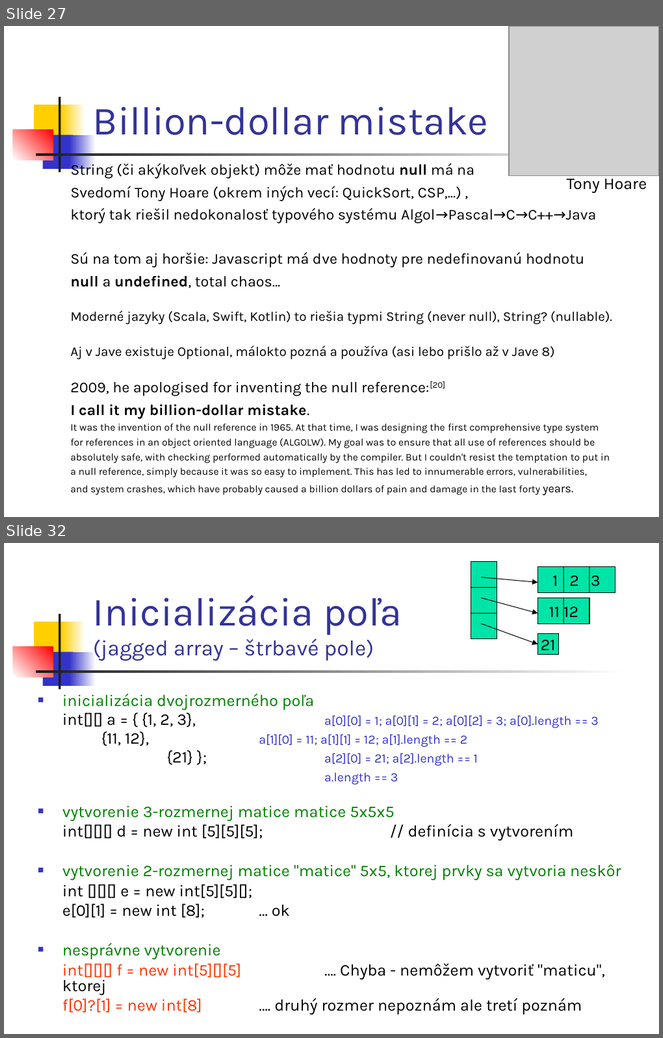
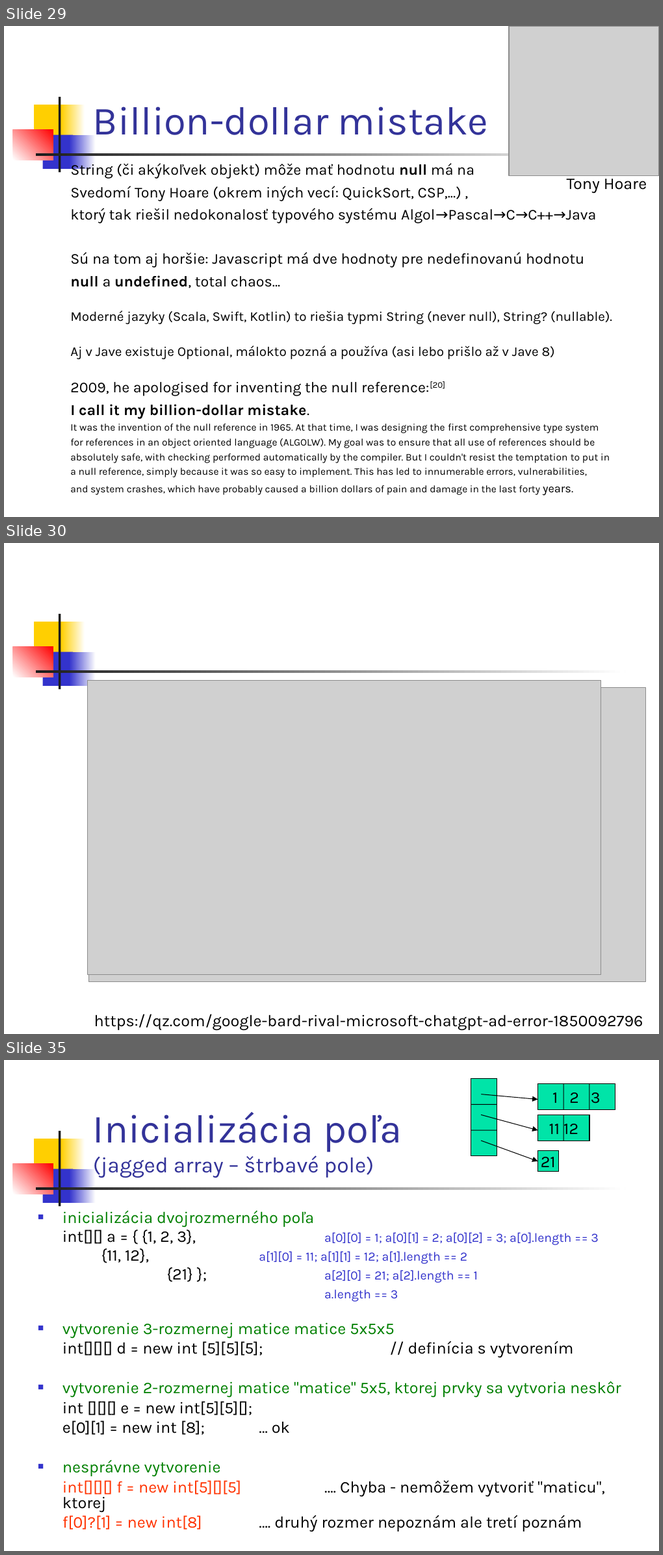
Before and after one commit to Programovanie4/Prednasky, a slide deck: 02/02_java.ppt. Shown one above the other, each under a label of ours: slides 27 and 32 before the commit, slides 29, 30 and 35 after it; the slides between them are not shown. The pictures are 663x1038 and 663x1555 pixels, drawn with LibreOffice and Linux fonts; fonts in the diff are those of the drawing; grey boxes stand for pictures. Boxes give left, top, right and bottom in pixels: in the first picture for what was removed or moved away, otherwise in the second. Text is boxed around its words. In the diff, an @@ line names an element or a change of style, - is before the commit and + after.

```diff
--- a/02/02_java.ppt
+++ b/02/02_java.ppt
@@ slide 30 added at [4, 543, 659, 1034], background #FFFFFF; not listed: 7 template elements that a slide beside it also shows @@
@@ picture added at [87, 681, 601, 975] @@
@@ picture added at [88, 688, 646, 982] @@
@@ text added at [94, 1014, 644, 1031], 18 pt, text #000000 @@
+https://qz.com/google-bard-rival-microsoft-chatgpt-ad-error-1850092796
@@ what was slide 27 is now slide 29 @@
@@ what was slide 32 is now slide 35 @@
```
Also in this commit, not shown: 9 slides changed, 4 other slides added.
